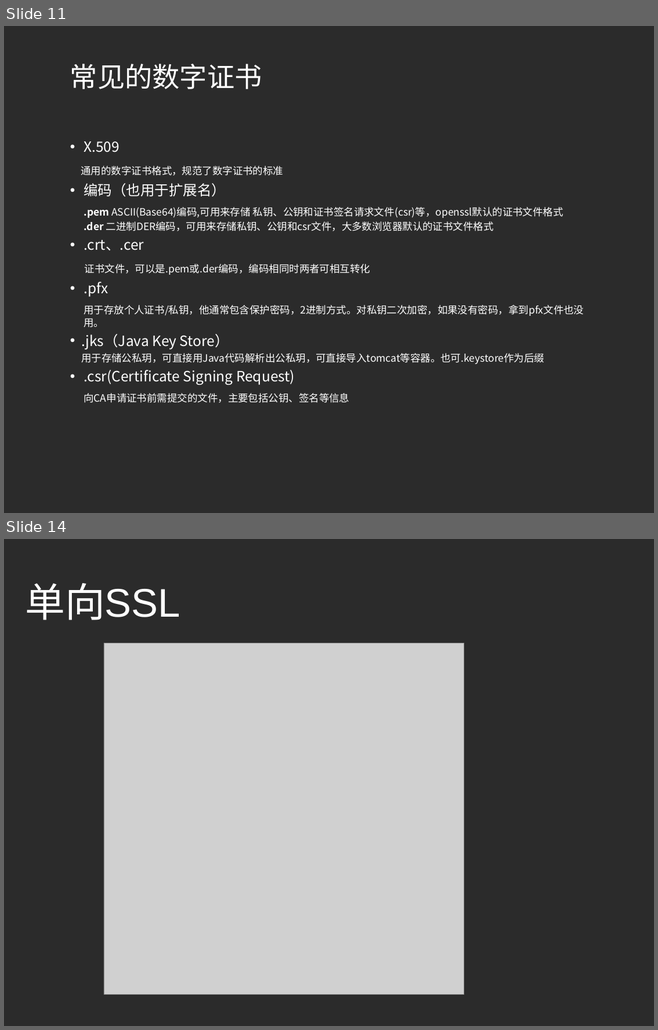
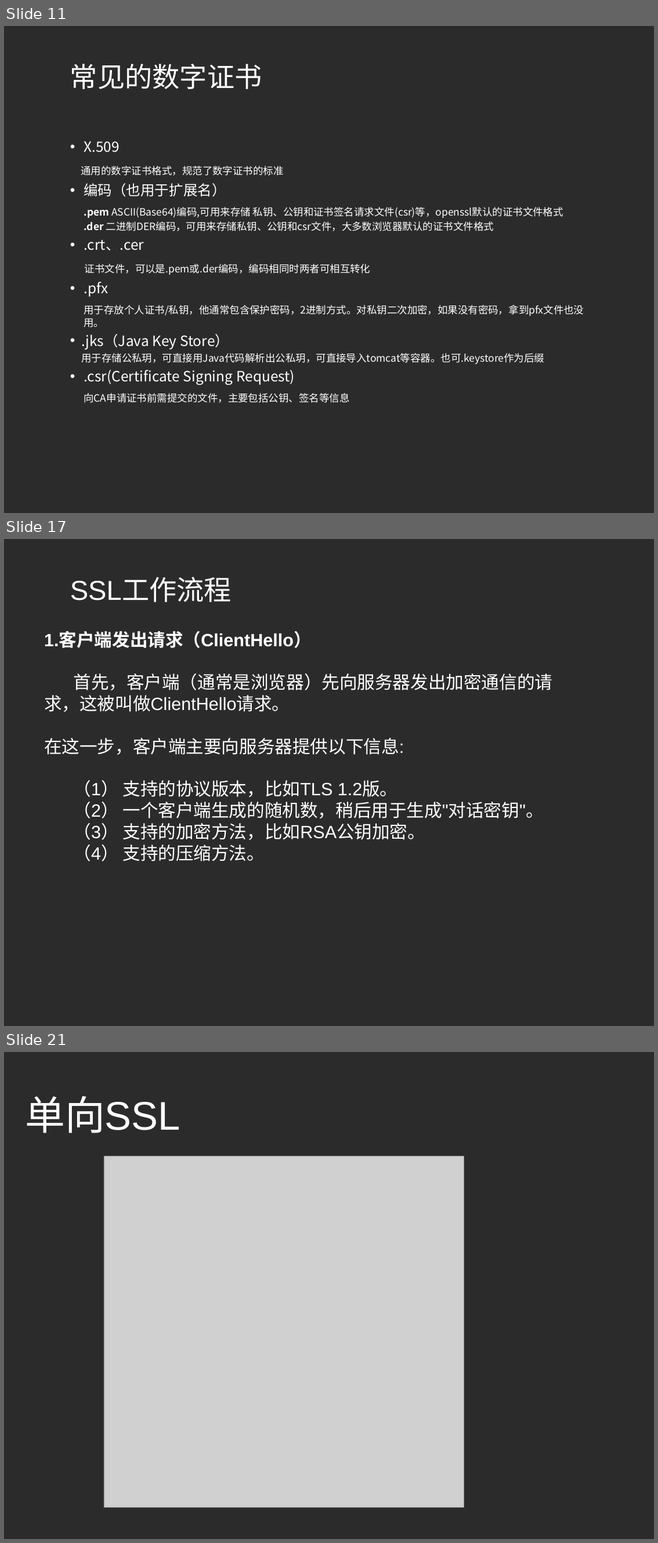
Before and after one commit to fuyongde/cademo, a slide deck: cademo/src/main/resources/认识HTTPS.pptx. Shown one above the other, each under a label of ours: slides 11 and 14 before the commit, slides 11, 17 and 21 after it; the slides between them are not shown. The pictures are 658x1030 and 658x1543 pixels, drawn with LibreOffice and Linux fonts; fonts in the diff are those of the drawing; grey boxes stand for pictures; background and template pictures are left out; a plain dark background stands for a picture behind light text. Boxes give left, top, right and bottom in pixels: in the first picture for what was removed or moved away, otherwise in the second. Text is boxed around its words. In the diff, an @@ line names an element or a change of style, - is before the commit and + after.

```diff
--- a/cademo/src/main/resources/认识HTTPS.pptx
+++ b/cademo/src/main/resources/认识HTTPS.pptx
@@ slide 17 added at (x1=4, y1=539, x2=654, y2=1026), background picture (left out) @@
@@ title added at (x1=70, y1=578, x2=231, y2=602), 43.2 pt, text #FFFFFF @@
+SSL工作流程
@@ text added at (x1=44, y1=632, x2=552, y2=861), 28 pt, text #FFFFFF @@
+1.客户端发出请求（ClientHello）
+首先，客户端（通常是浏览器）先向服务器发出加密通信的请求，这被叫做ClientHello请求。
+在这一步，客户端主要向服务器提供以下信息:
+（1） 支持的协议版本，比如TLS 1.2版。
+（2） 一个客户端生成的随机数，稍后用于生成"对话密钥"。
+（3） 支持的加密方法，比如RSA公钥加密。
+（4） 支持的压缩方法。
@@ what was slide 14 is now slide 21 @@
```
Also in this commit, not shown: 3 slides changed, 9 other slides added, 3 slides removed.
